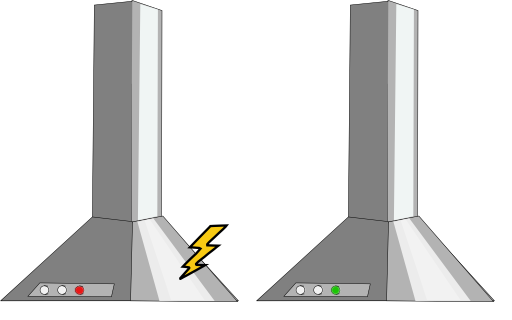
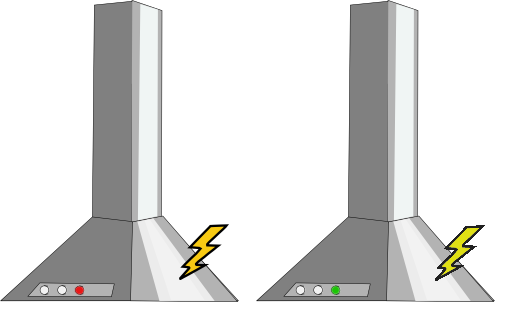
The second 512 × 320 image is a revision of the first. Changes to its layers:
painted on "g16538-8.png" over [435, 225, 485, 281]
